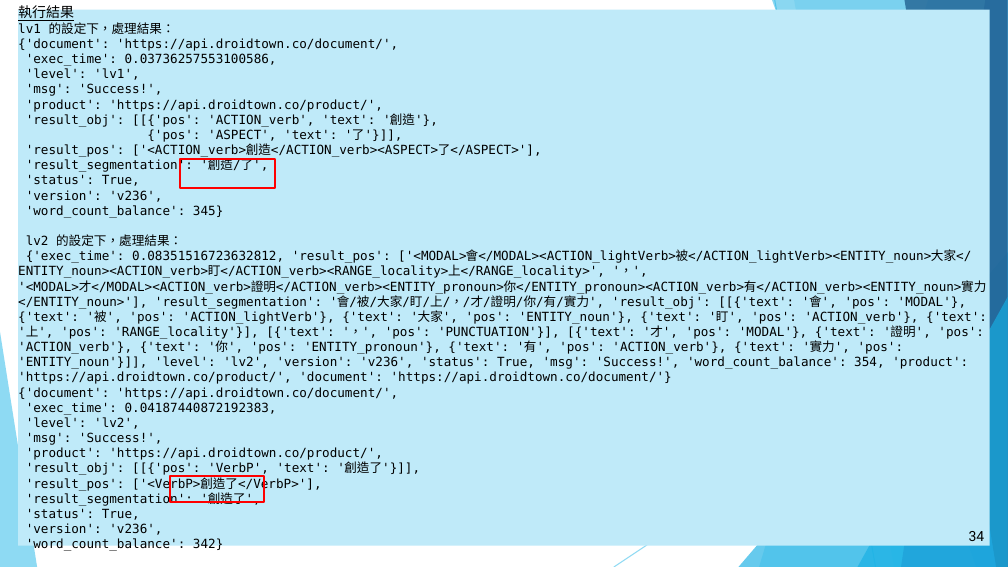
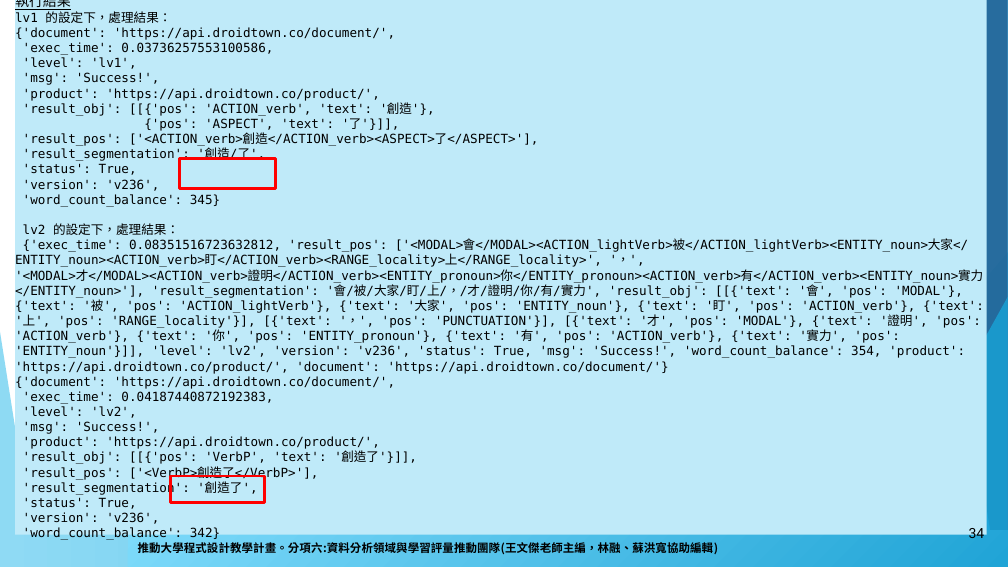
Before and after one commit to howardsukuan/textual-data-analysis-python, a slide deck: slide 34 of week01/文本分析與程式設計Week01.pptx. Drawn at 1008x567 pixels with LibreOffice and Linux fonts; fonts in the diff are those of the drawing; background and template pictures are left out. Boxes give left, top, right and bottom in pixels: in the first picture for what was removed or moved away, otherwise in the second. Text is boxed around its words. In the diff, an @@ line names an element or a change of style, - is before the commit and + after.

Commit message:
week2 assignment update; powerpoint layout update

```diff
--- a/week01/文本分析與程式設計Week01.pptx
+++ b/week01/文本分析與程式設計Week01.pptx
@@ rectangle "執行結果": place and size @@
-rectangle "執行結果" at [18,9,990,545]
+rectangle "執行結果" at [15,0,987,535]
@@ freeform shape at [772,0,1008,566]: fill #17B0E4 at 50% opacity to #16B0E3 at 50% opacity @@
@@ rectangle at [179,158,275,187]: outline #FF0000 1.5 pt to #FF0000 2 pt @@
@@ triangle at [739,252,1008,566]: fill #17B0E4 at 66% opacity to #16B0E3 at 66% opacity @@
@@ triangle at [858,296,1008,566]: fill #17B0E4 at 66% opacity to #16B0E3 at 66% opacity @@
@@ rectangle at [170,476,264,502]: outline #FF0000 1.5 pt to #FF0000 2 pt @@
@@ rectangle added at [0,529,934,566], fill gradient #8FDAF4 to #53C5EB to #29B6E6 to #1B98CC @@
@@ rectangle added at [128,530,1008,565], fill gradient #20A4D6 to #7EDBFB, 8.2 pt, text #000000, bold @@
+推動大學程式設計教學計畫。分項六:資料分析領域與學習評量推動團隊(王文傑老師主編，林融、蘇洪寬協助編輯)
@@ page number: place and size @@
-page number at [969,531,985,541]
+page number at [969,525,985,538]
```
Also in this commit, not shown: 54 other slides changed, 10 other files.
